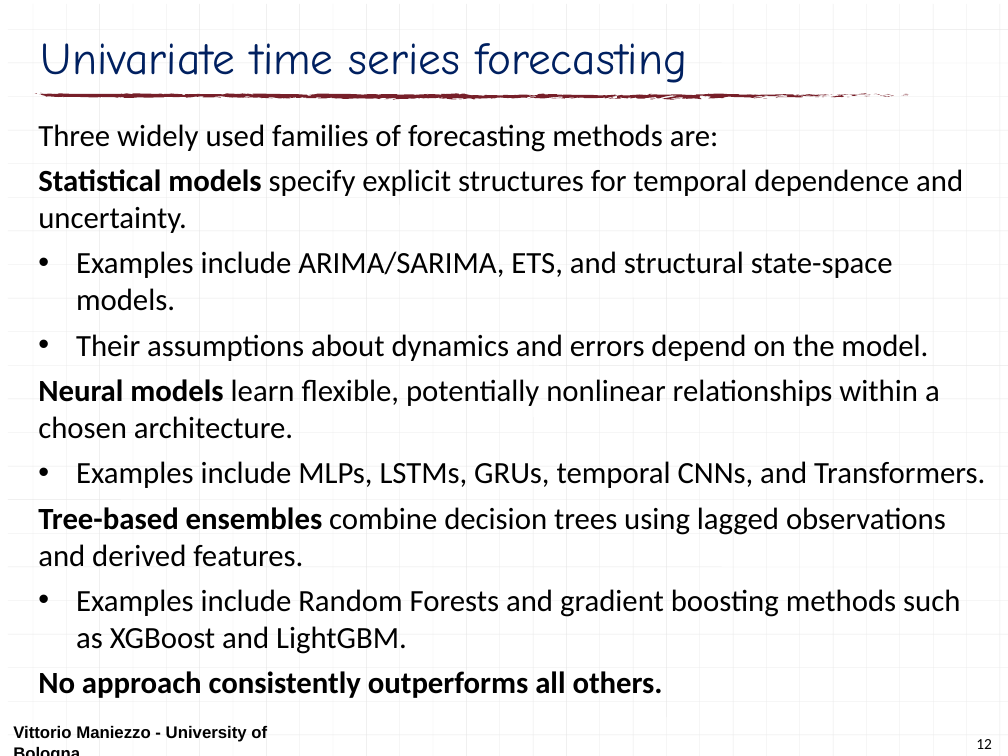
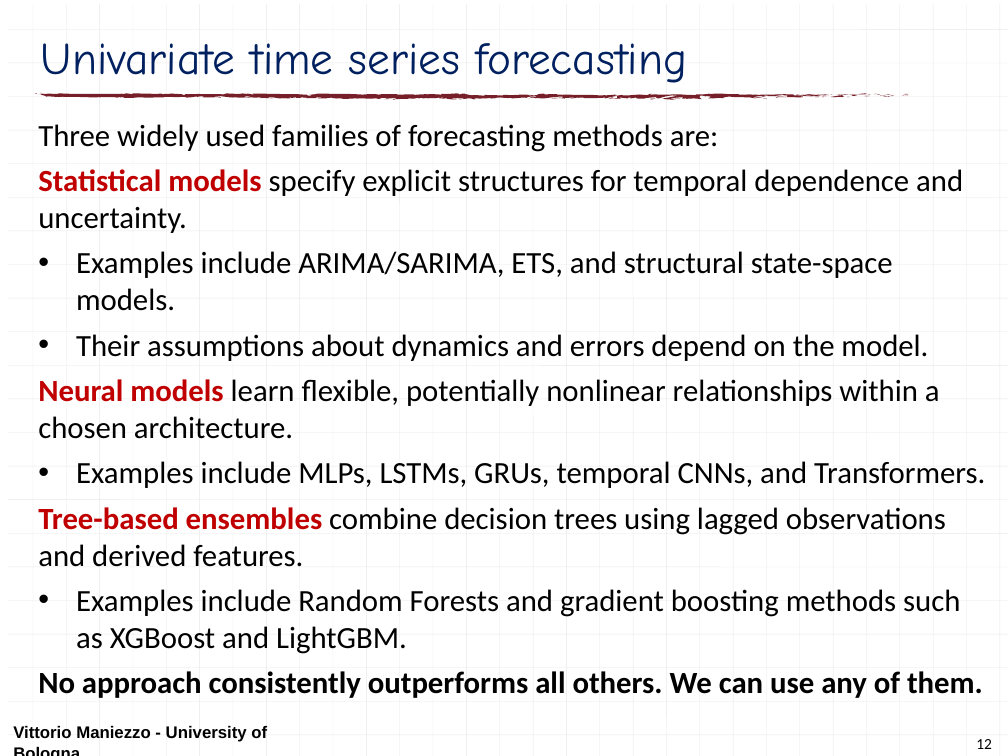
Before and after one commit to maniezzo/GDOforecast, a slide deck: slide 12 of doc/Schedulingseminar/schedulingSeminarXdock.pptx. Drawn at 1008x756 pixels with LibreOffice and Linux fonts; fonts in the diff are those of the drawing. Boxes give left, top, right and bottom in pixels: in the first picture for what was removed or moved away, otherwise in the second. Text is boxed around its words. In the diff, an @@ line names an element or a change of style, - is before the commit and + after.

```diff
--- a/doc/Schedulingseminar/schedulingSeminarXdock.pptx
+++ b/doc/Schedulingseminar/schedulingSeminarXdock.pptx
@@ text at (38,169,963,567): text colour #000000 to #C00000 in "Statistical models", "Neural models", "Tree-based ensembles" @@
@@ text at (38,671,983,698): text changed @@
-No approach consistently outperforms all others.
+No approach consistently outperforms all others. We can use any of them.
```
Also in this commit, not shown: 14 other slides changed, 2 slides removed, 1 other file.
